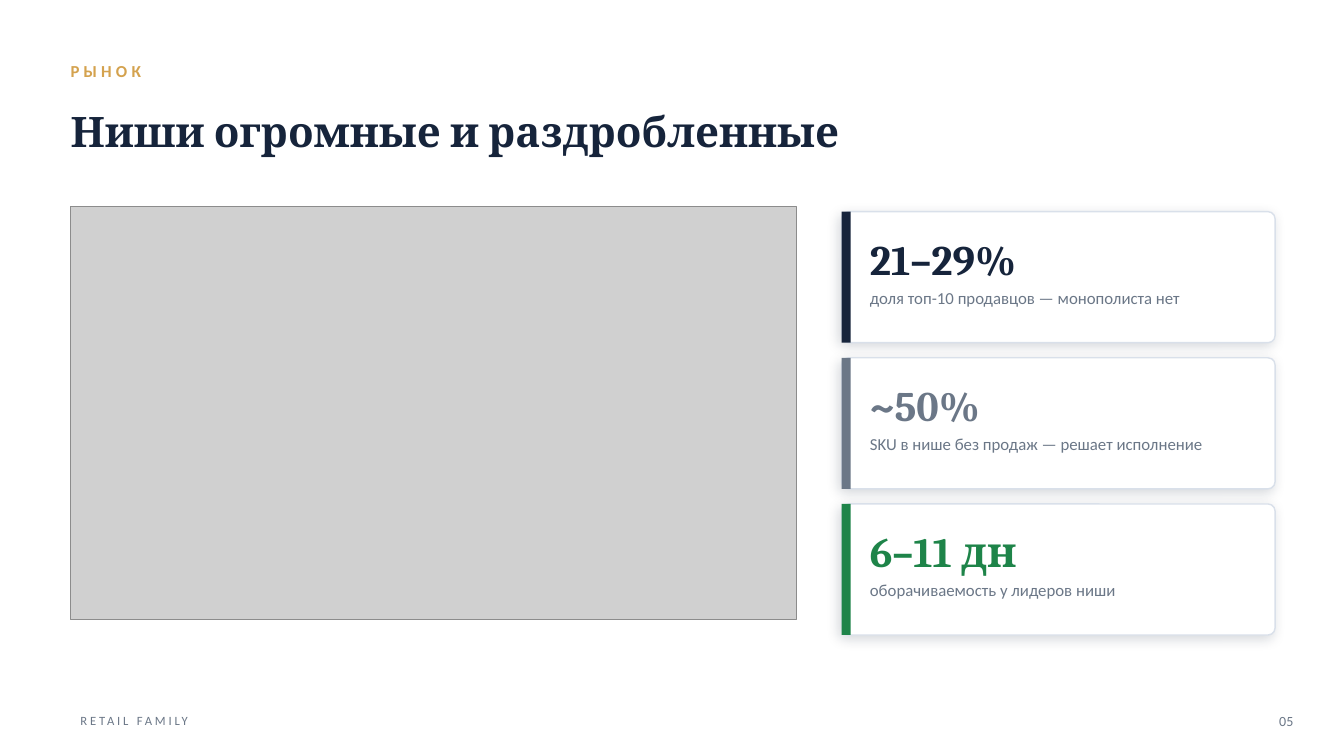
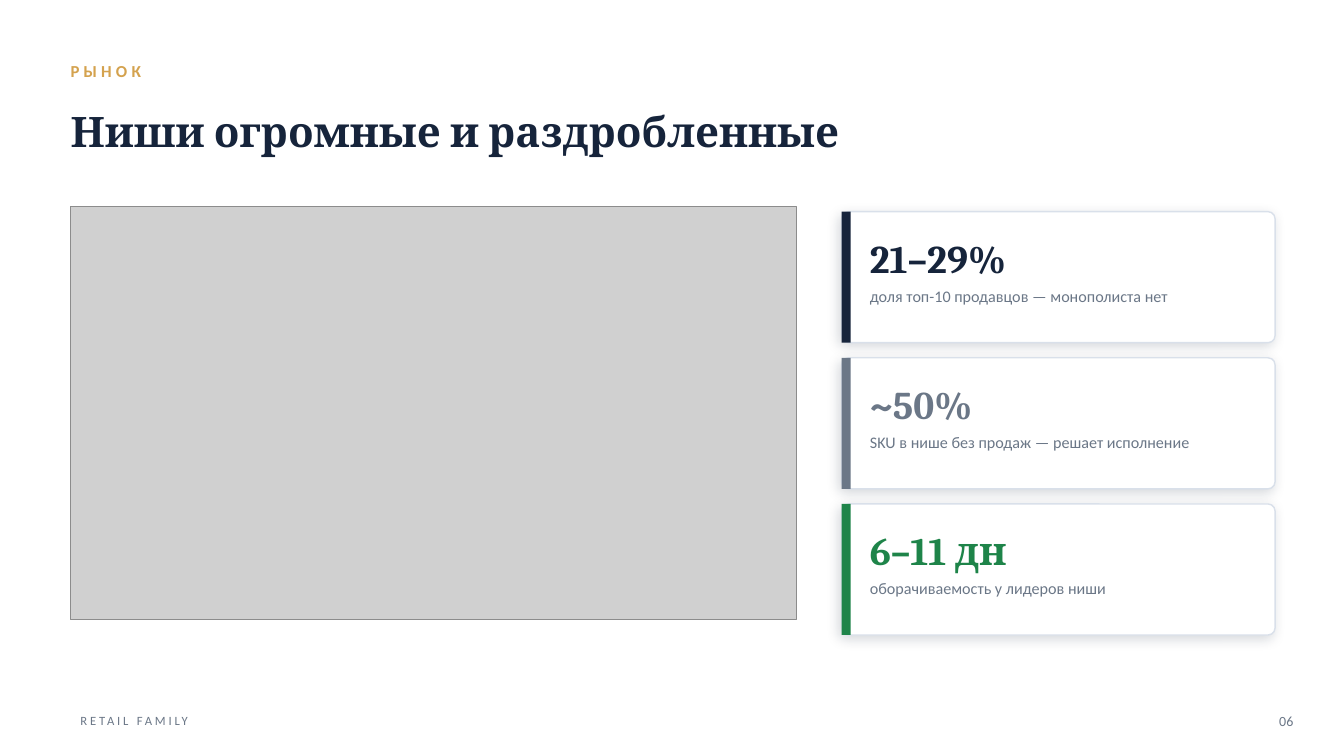
Before and after one commit to mopankratov-cmyk/finance-panel, a slide deck: slide 6 of docs/Retail-Family-Investor.pptx (slide 5 before the commit). Drawn at 1344x756 pixels with LibreOffice and Linux fonts; fonts in the diff are those of the drawing; grey boxes stand for pictures. Boxes give left, top, right and bottom in pixels: in the first picture for what was removed or moved away, otherwise in the second. Text is boxed around its words. In the diff, an @@ line names an element or a change of style, - is before the commit and + after.

```diff
--- a/docs/Retail-Family-Investor.pptx
+++ b/docs/Retail-Family-Investor.pptx
@@ size 30 to 28 pt in 3 elements at [870,392,973,420], [870,538,1007,574], [870,246,1006,274] @@
@@ size 12 to 11.5 pt in 3 elements at [870,291,1168,305], [870,437,1189,451], [870,583,1106,597] @@
```
Also in this commit, not shown: 10 other slides changed, 1 slide added, 4 other files.
